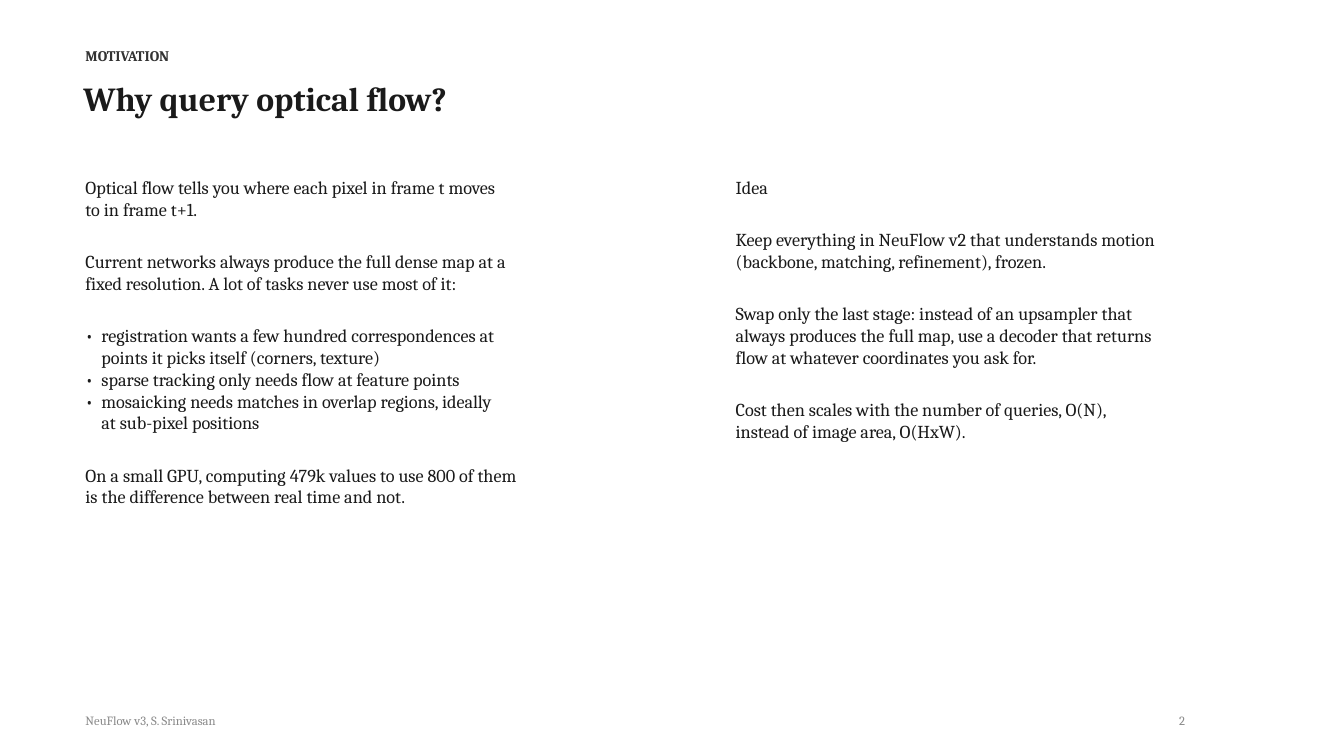
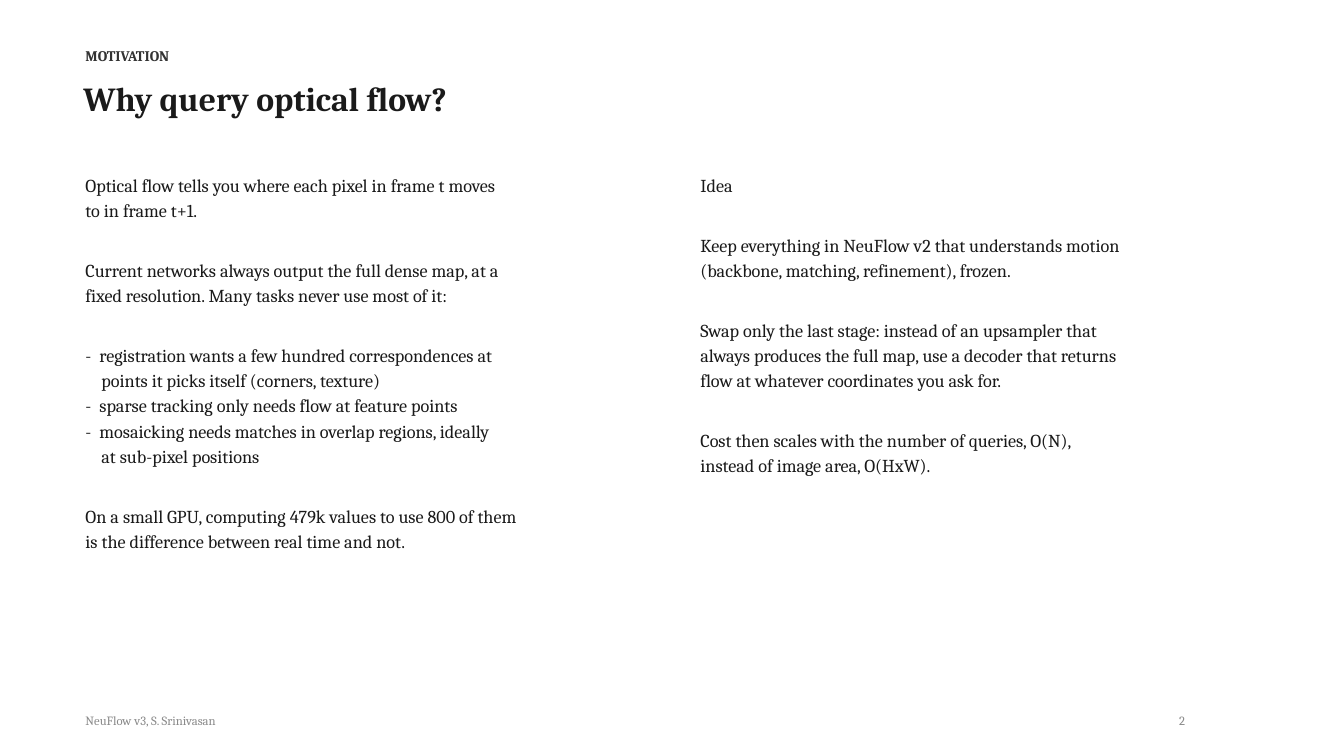
Before and after one commit to shrirag10/Neuflowv3, a slide deck: slide 2 of docs/NeuFlow_v3_status.pptx. Drawn at 1344x756 pixels with LibreOffice and Linux fonts; fonts in the diff are those of the drawing. Boxes give left, top, right and bottom in pixels: in the first picture for what was removed or moved away, otherwise in the second. Text is boxed around its words. In the diff, an @@ line names an element or a change of style, - is before the commit and + after.

Commit message:
Complete deck revamp: 17-slide linear rebuild with five new comparison plots, full explanations, honest limitations slide, every number verified against the log

```diff
--- a/docs/NeuFlow_v3_status.pptx
+++ b/docs/NeuFlow_v3_status.pptx
@@ text at [85, 179, 517, 548]: line spacing 1 to 1.15 @@
@@ text "Idea": place and size @@
-text "Idea" at [736, 181, 1154, 442]
+text "Idea" at [700, 179, 1119, 476]
@@ text "Idea" at [700, 179, 1119, 476]: line spacing 1 to 1.15 @@
@@ text at [85, 264, 499, 366]: text changed @@
-Current networks always produce the full dense map at a
-fixed resolution. A lot of tasks never use most of it:
-• registration wants a few hundred correspondences at
+Current networks always output the full dense map, at a
+fixed resolution. Many tasks never use most of it:
+- registration wants a few hundred correspondences at
@@ text at [99, 399, 489, 442]: text changed @@
-• sparse tracking only needs flow at feature points
-• mosaicking needs matches in overlap regions, ideally
+- sparse tracking only needs flow at feature points
+- mosaicking needs matches in overlap regions, ideally
```
Also in this commit, not shown: 9 other slides changed, 7 slides added, 14 slides removed, 3 other files.
